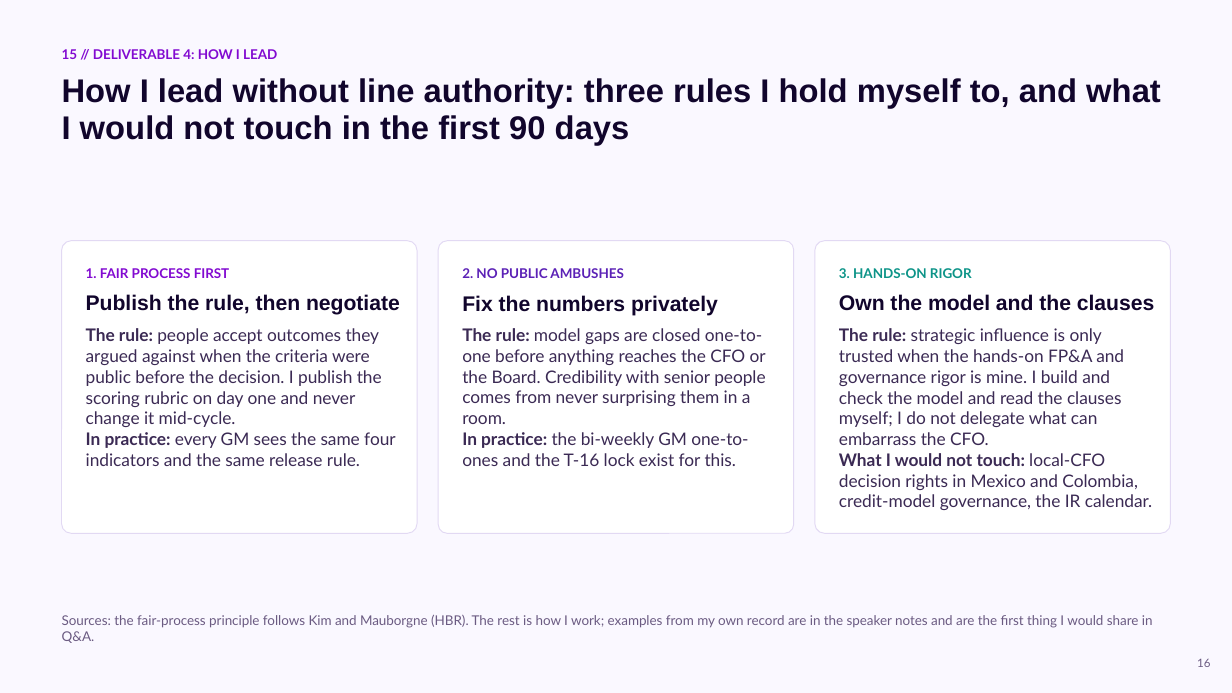
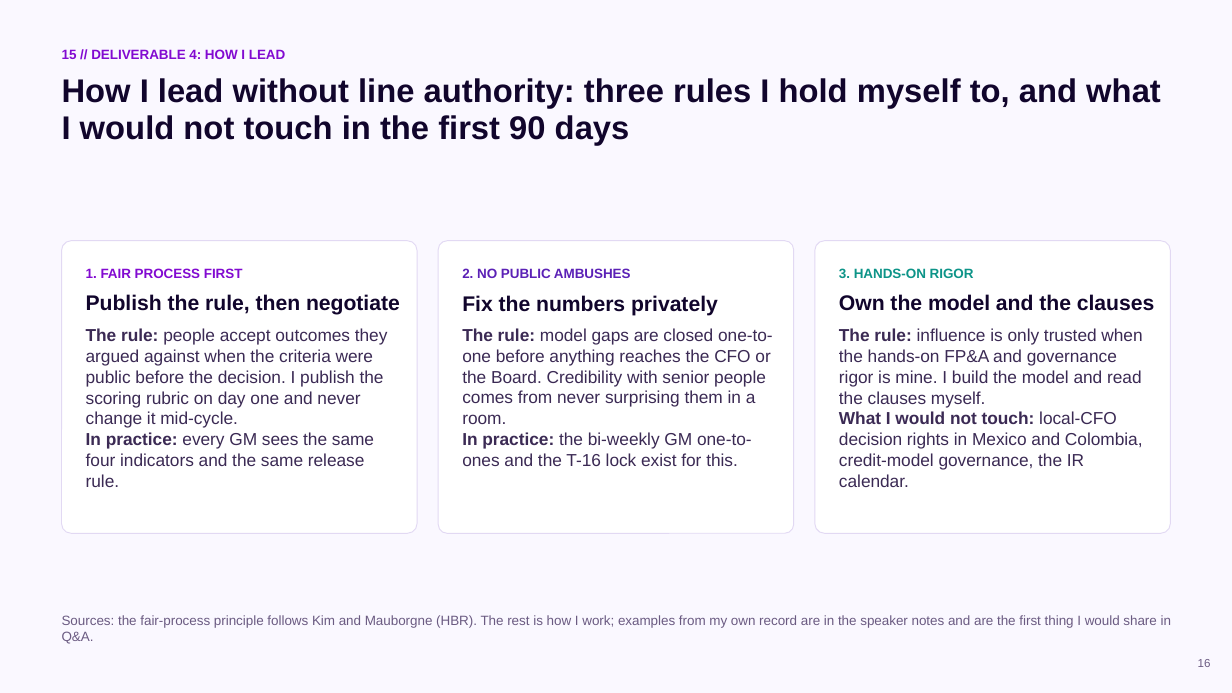
Before and after one commit to cmx24/business-case, a slide deck: slide 16 of deck/CFO_CoS_deck_v3.pptx. Drawn at 1232x693 pixels with LibreOffice and Linux fonts; fonts in the diff are those of the drawing. Boxes give left, top, right and bottom in pixels: in the first picture for what was removed or moved away, otherwise in the second. Text is boxed around its words. In the diff, an @@ line names an element or a change of style, - is before the commit and + after.

```diff
--- a/deck/CFO_CoS_deck_v3.pptx
+++ b/deck/CFO_CoS_deck_v3.pptx
@@ text at [839, 328, 1142, 407]: text changed; font Lato to Arial @@
-The rule: strategic influence is only trusted when the hands-on FP&A and governance rigor is mine. I build and check the model and read the clauses myself; I do not delegate what can embarrass the CFO.
+The rule: influence is only trusted when the hands-on FP&A and governance rigor is mine. I build the model and read the clauses myself.
@@ text at [839, 411, 1143, 487]: font Lato to Arial in "What I would not touch: local-CFO decision ..." @@
@@ font Lato to Arial in 8 elements at [62, 49, 285, 59], [62, 615, 1171, 644], [86, 268, 243, 278], [86, 328, 388, 487], [462, 268, 631, 278], [462, 328, 773, 466], [839, 268, 974, 278], [1198, 659, 1211, 667] @@
```
Also in this commit, not shown: 21 other slides changed, 2 other files.
